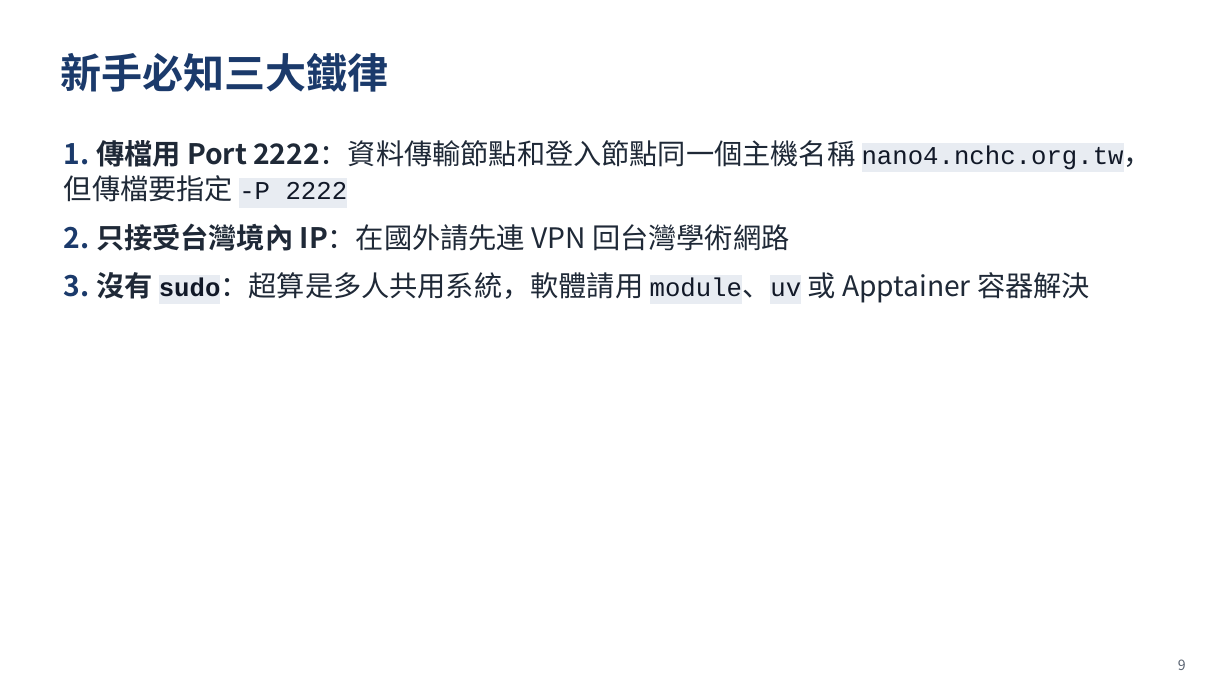
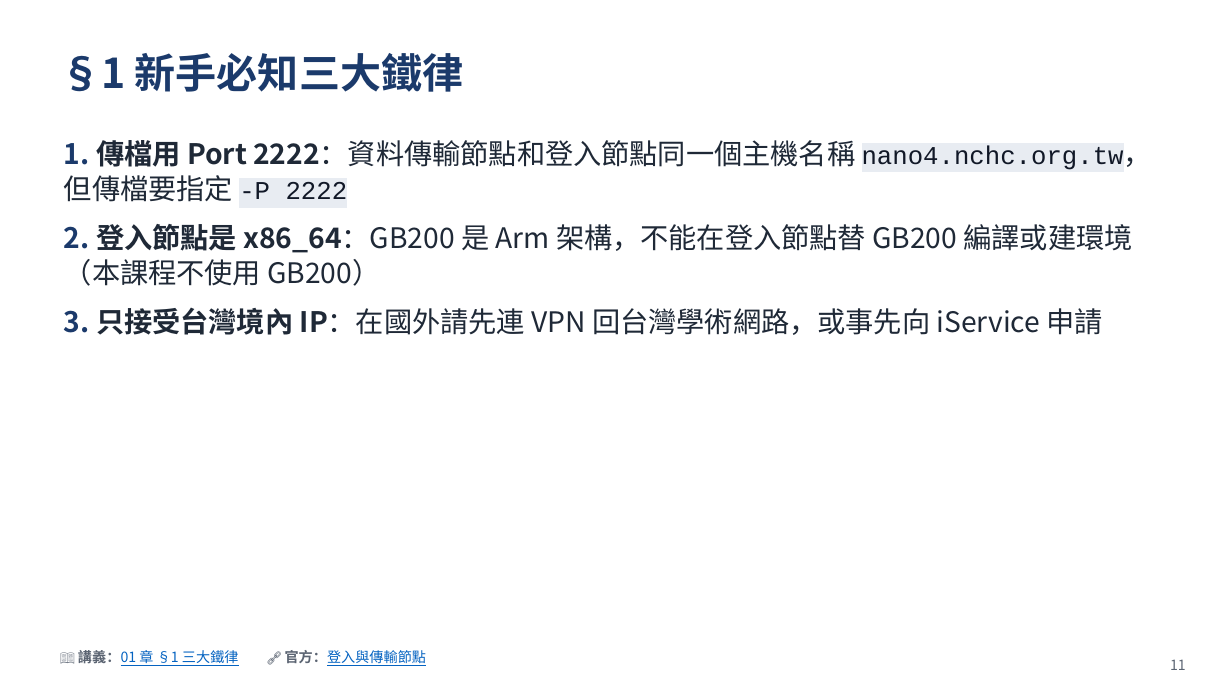
Before and after one commit to gemini960114/Nano4-Docs, a slide deck: slide 11 of slide.pptx (slide 9 before the commit). Drawn at 1232x693 pixels with LibreOffice and Linux fonts; fonts in the diff are those of the drawing. Boxes give left, top, right and bottom in pixels: in the first picture for what was removed or moved away, otherwise in the second. Text is boxed around its words. In the diff, an @@ line names an element or a change of style, - is before the commit and + after.

```diff
--- a/slide.pptx
+++ b/slide.pptx
@@ text at [60,53,464,92]: text changed @@
-新手必知三大鐵律
+§1 新手必知三大鐵律
@@ text at [64,224,1132,335]: text changed @@
-2. 只接受台灣境內 IP：在國外請先連 VPN 回台灣學術網路
-3. 沒有 sudo：超算是多人共用系統，軟體請用 module、uv 或 Apptainer 容器解決
+2. 登入節點是 x86_64：GB200 是 Arm 架構，不能在登入節點替 GB200 編譯或建環境（本課程不使用 GB200）
+3. 只接受台灣境內 IP：在國外請先連 VPN 回台灣學術網路，或事先向 iService 申請
@@ text added at [78,648,426,666], 11 pt, text #0563C1, underline @@
+📖 講義：01 章 §1 三大鐵律 🔗 官方：登入與傳輸節點
@@ text at [1170,659,1186,670]: text changed @@
-9
+11
```
Also in this commit, not shown: 51 other slides changed, 19 slides added, 1 other file.
